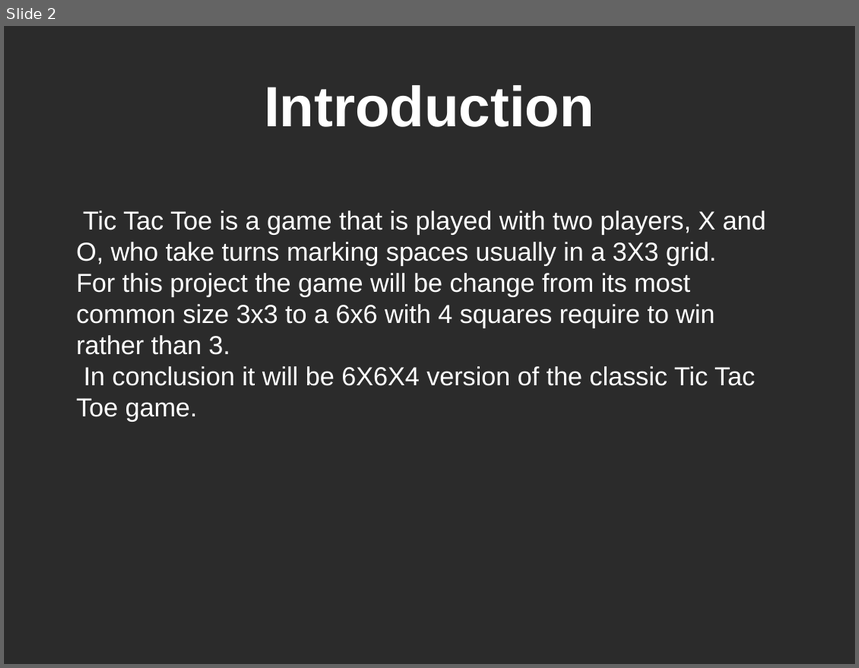
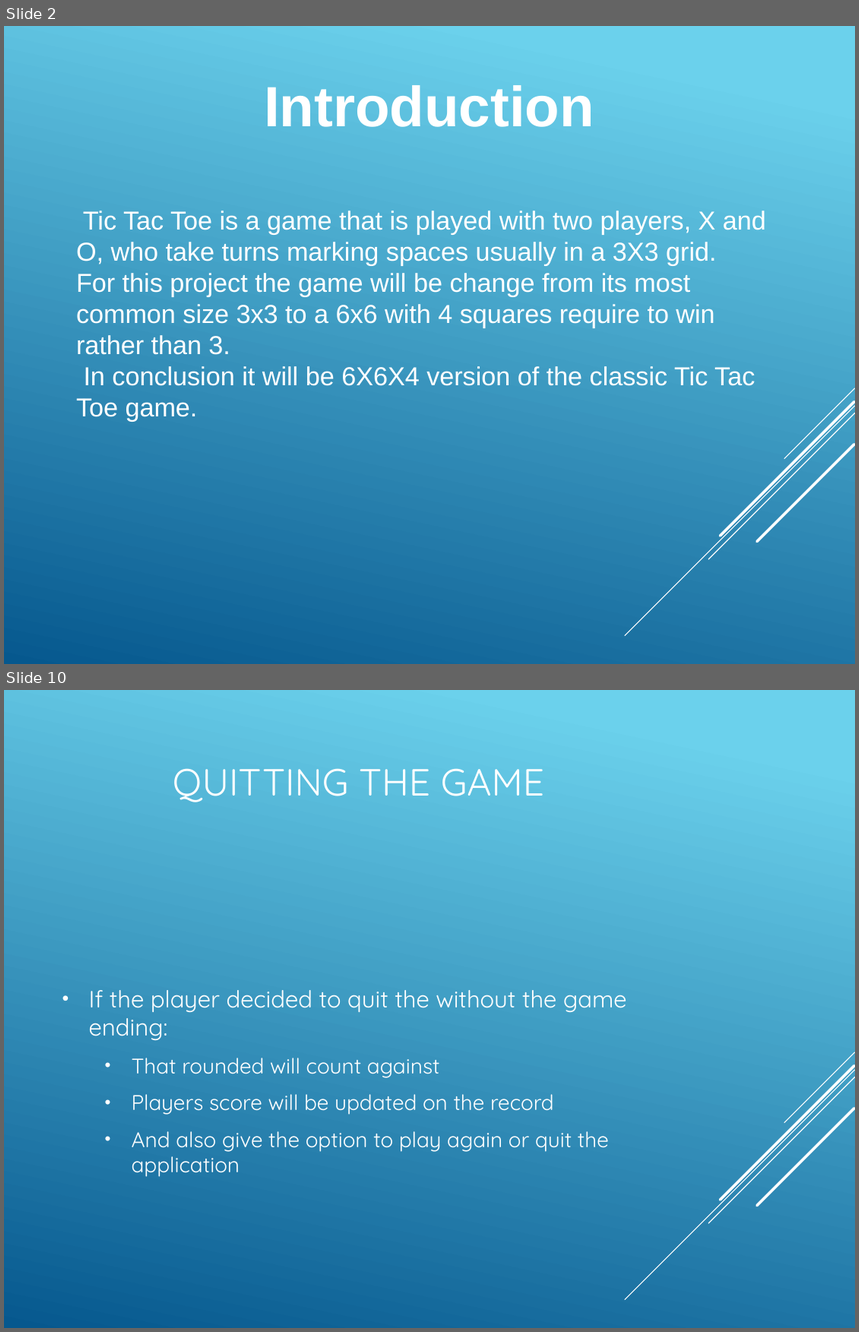
Before and after one commit to Amatarasu/A-Team, a slide deck: Power Point Presentation-bk.pptx. Shown one above the other, each under a label of ours: slide 2 before the commit, slides 2 and 10 after it; the slides between them are not shown. The pictures are 859x668 and 859x1332 pixels, drawn with LibreOffice and Linux fonts; fonts in the diff are those of the drawing; background and template pictures are left out; a plain dark background stands for a picture behind light text. Boxes give left, top, right and bottom in pixels: in the first picture for what was removed or moved away, otherwise in the second. Text is boxed around its words. In the diff, an @@ line names an element or a change of style, - is before the commit and + after.

```diff
--- a/Power Point Presentation-bk.pptx
+++ b/Power Point Presentation-bk.pptx
@@ slide 10 added at (4, 690, 855, 1328), background gradient #6ED2EB to #06588E; not listed: 5 template elements that a slide beside it also shows @@
@@ title added at (173, 768, 544, 802), 32 pt, text #FFFFFF @@
+QUITTING THE GAME
@@ text added at (89, 990, 627, 1177), 18 pt, text #FFFFFF @@
+• If the player decided to quit the without the game ending:
+  • That rounded will count against
+  • Players score will be updated on the record
+  • And also give the option to play again or quit the application
@@ slide 2 changed as well @@
@@ background picture (left out) to gradient #6ED2EB to #06588E @@
@@ group added at (626, 389, 855, 636): 5 lines @@
```
Also in this commit, not shown: 2 other slides changed, 9 other slides added, 6 slides removed, 5 other files.
